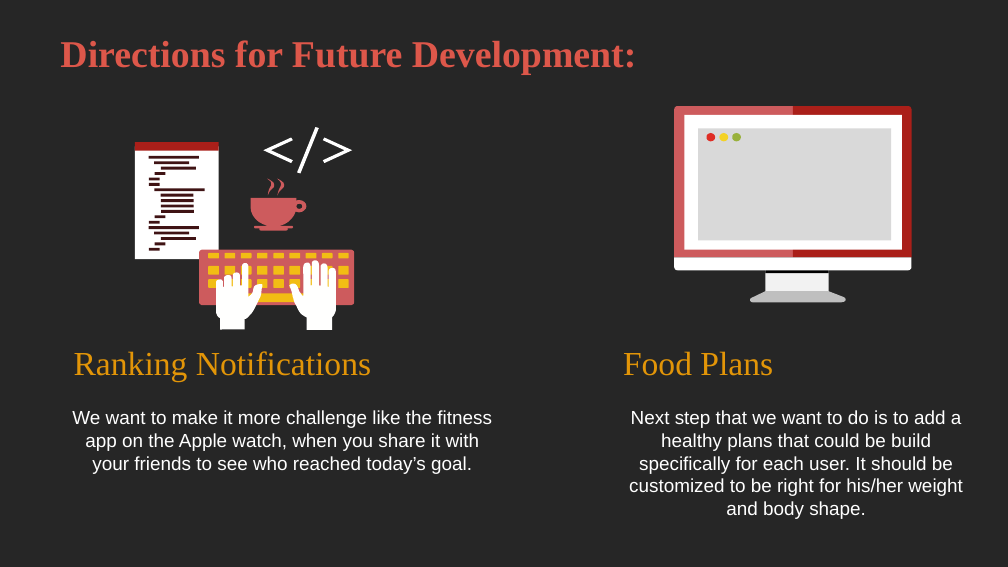
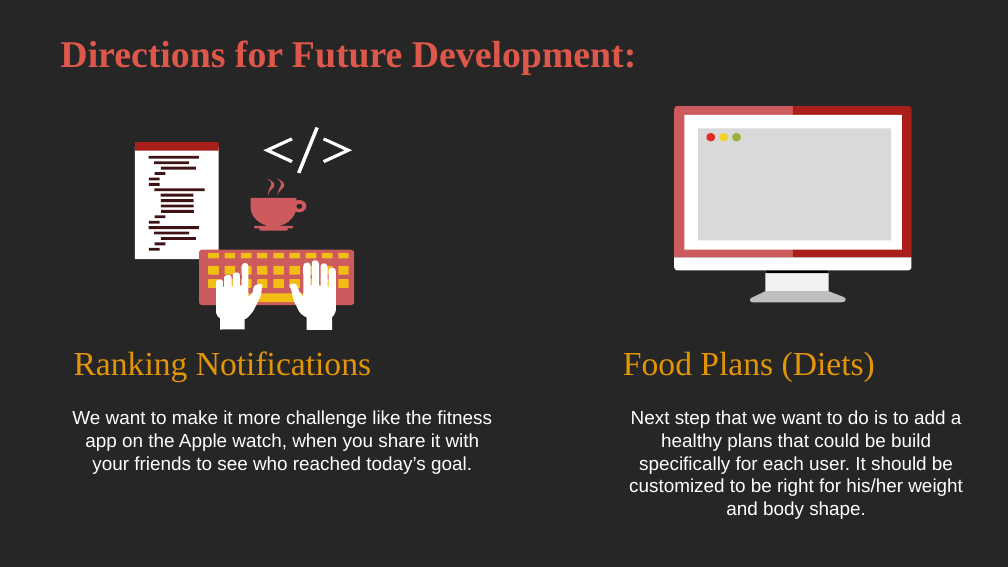
Before and after one commit to Yousiadel/Fitness_App, a slide deck: slide 12 of Prject 2 Group 2 Fitness App.pptx. Drawn at 1008x567 pixels with LibreOffice and Linux fonts; fonts in the diff are those of the drawing. Boxes give left, top, right and bottom in pixels: in the first picture for what was removed or moved away, otherwise in the second. Text is boxed around its words. In the diff, an @@ line names an element or a change of style, - is before the commit and + after.

```diff
--- a/Prject 2 Group 2 Fitness App.pptx
+++ b/Prject 2 Group 2 Fitness App.pptx
@@ text at [623,351,875,382]: text changed @@
-Food Plans
+Food Plans (Diets)
```
Also in this commit, not shown: 2 other slides changed.
